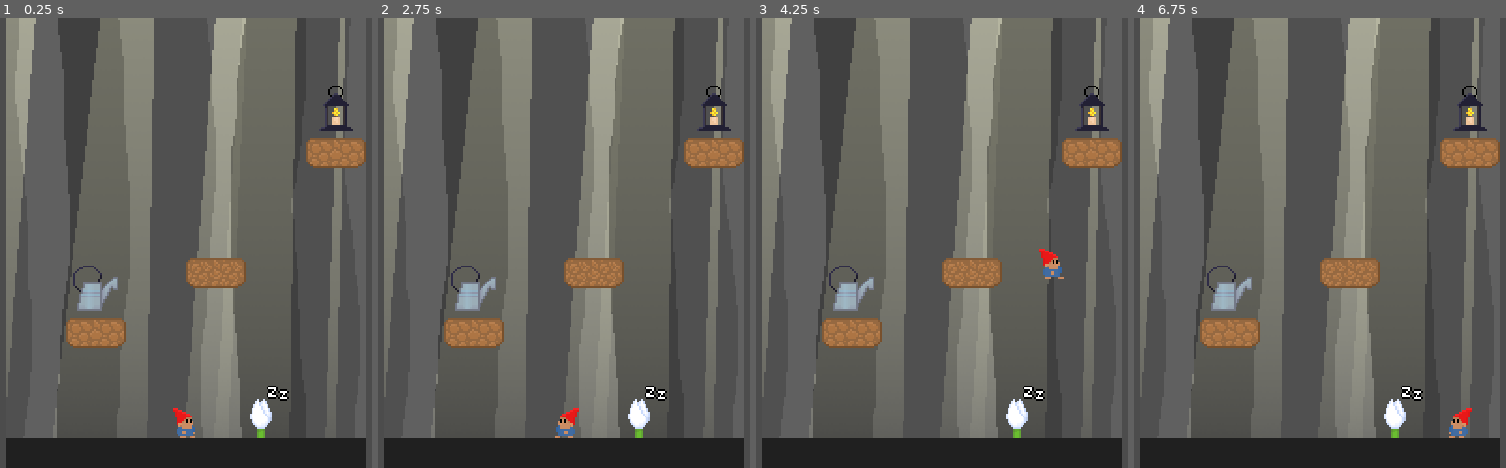
Above: before the commit, frames 1-4 (left to right).
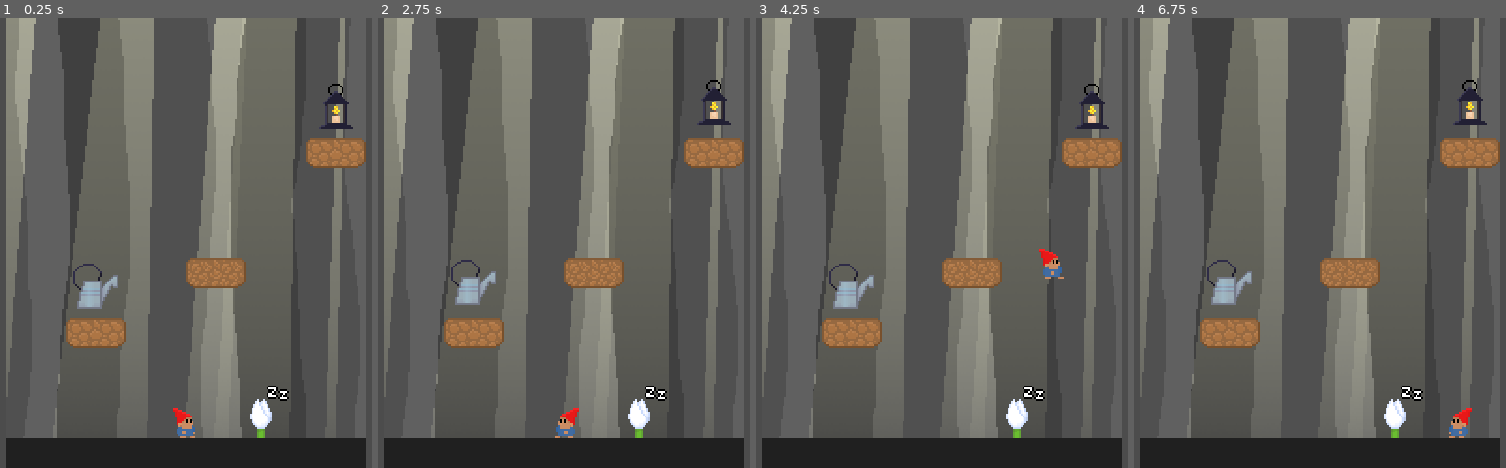
Above: after the commit, the same moments.

Repository: zhyrin0/the-climb
Game: Godot game, scene res://src/main/main.tscn
Same seed, same stepped clock (60 frames per second), same inputs: the game is played once before the commit and once after it.
Inputs (mouse positions are in pixels of both pictures, inside the frame that each line leads up to):
- Up to frame 1 (0.25 s): no input
- Up to frame 2 (2.75 s): tap Enter at 0.5 s; move the mouse to (738, 220) at 0.52 s; hold D (move_right) 0.53-1.25 s; tap E (cycle_items) at 0.6 s; click (738, 220) at 0.67 s; tap W (move_jump) at 0.77 s; drag from (404, 265) to (712, 108) at 1.27 s; move the mouse to (645, 144) at 2.02 s; hold A (move_left) from 2.03 s (still down); tap Space (use_item) at 2.1 s
- Up to frame 3 (4.25 s): release A (move_left) at 2.75 s; drag from (901, 333) to (outside the picture) at 2.77 s; move the mouse to (outside the picture) at 3.52 s; hold D (move_right) from 3.53 s (still down); hold S (move_fall) from 3.53 s (still down); tap W (move_jump) at 3.77 s
- Up to frame 4 (6.75 s): release D (move_right) at 4.25 s; release S (move_fall) at 4.25 s; drag from (outside the picture) to (1200, 130) at 4.27 s; tap Space (use_item) at 5, 6.6 s; move the mouse to (1360, 243) at 5.02 s; hold D (move_right) 5.03-5.75 s; tap E (cycle_items) at 5.1 s; click (1360, 243) at 5.17 s; drag from (1200, 130) to (1230, 288) at 5.77 s; move the mouse to (1494, 220) at 6.52 s; hold A (move_left) from 6.53 s (still down)

The runs differ from the first frame. In frame 1, 0.5% of the frame differs, in the area x 19-95%, y 14-66%; in frame 2, 0.9%, in the area x 19-95%, y 13-66%; in frame 3, 0.5%; in frame 4, 0.9%.

Commit message:
Pickup animation

Diff:
--- a/src/pickup/pickup.gd
+++ b/src/pickup/pickup.gd
@@ -13,6 +13,8 @@
 
 
 func _ready() -> void:
+	var animation_player := $AnimationPlayer as AnimationPlayer
+	animation_player.play("idle")
 	set_type(type)
 
 
--- a/src/pickup/pickup.tscn
+++ b/src/pickup/pickup.tscn
@@ -7,8 +7,40 @@
 [sub_resource type="CircleShape2D" id=1]
 radius = 12.0
 
+[sub_resource type="Animation" id=2]
+length = 0.001
+tracks/0/type = "value"
+tracks/0/path = NodePath(".:offset")
+tracks/0/interp = 1
+tracks/0/loop_wrap = true
+tracks/0/imported = false
+tracks/0/enabled = true
+tracks/0/keys = {
+"times": PoolRealArray( 0 ),
+"transitions": PoolRealArray( 1 ),
+"update": 0,
+"values": [ Vector2( 0, 0 ) ]
+}
+
+[sub_resource type="Animation" id=3]
+resource_name = "idle"
+length = 2.0
+loop = true
+step = 0.5
+tracks/0/type = "value"
+tracks/0/path = NodePath(".:offset")
+tracks/0/interp = 2
+tracks/0/loop_wrap = true
+tracks/0/imported = false
+tracks/0/enabled = true
+tracks/0/keys = {
+"times": PoolRealArray( 0, 1 ),
+"transitions": PoolRealArray( 1, 1 ),
+"update": 0,
+"values": [ Vector2( 0, 0 ), Vector2( 0, -3 ) ]
+}
+
 [node name="Pickup" type="Sprite"]
-texture = ExtResource( 2 )
 script = ExtResource( 1 )
 watering_can = ExtResource( 2 )
 lantern = ExtResource( 3 )
@@ -19,4 +51,8 @@
 [node name="CollisionShape2D" type="CollisionShape2D" parent="Area2D"]
 shape = SubResource( 1 )
 
+[node name="AnimationPlayer" type="AnimationPlayer" parent="."]
+anims/RESET = SubResource( 2 )
+anims/idle = SubResource( 3 )
+
 [connection signal="body_entered" from="Area2D" to="." method="_on_Area2D_body_entered" flags=6]
Not shown: 1 places in src/pickup/pickup.tscn that only renumber resources
